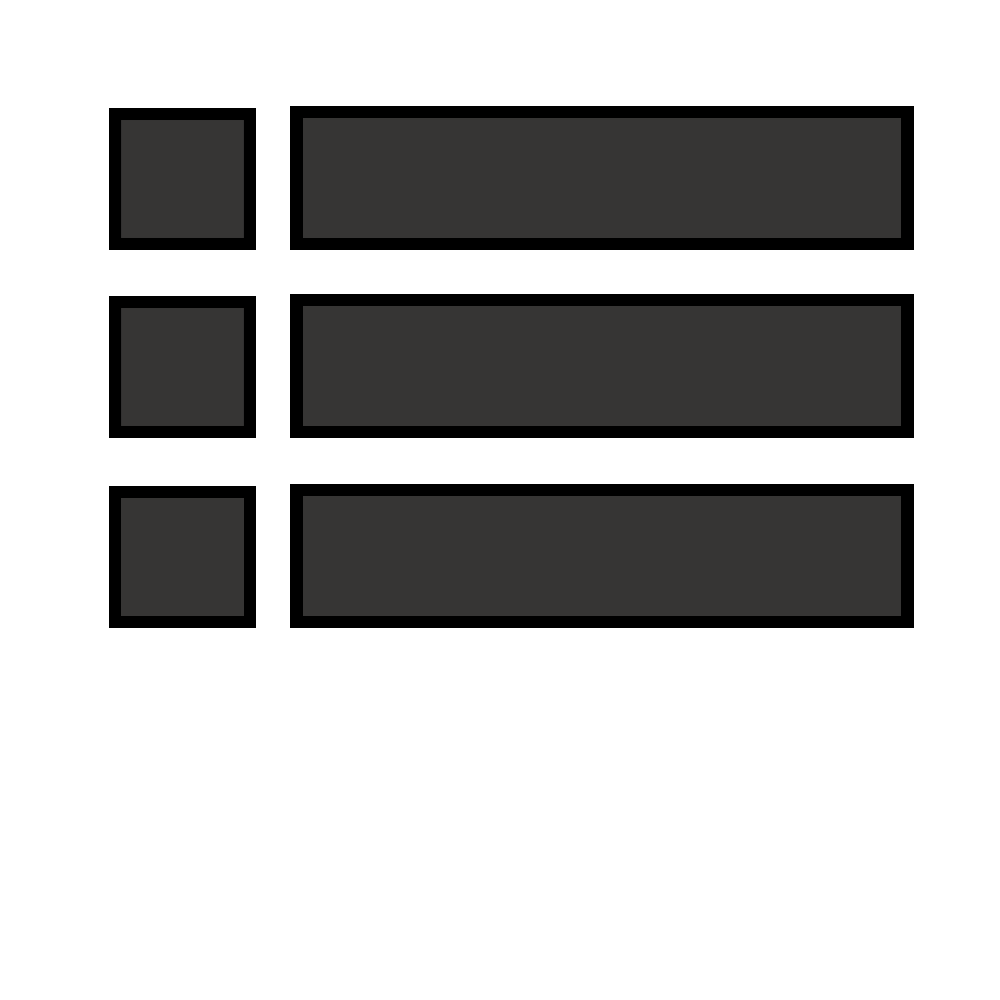
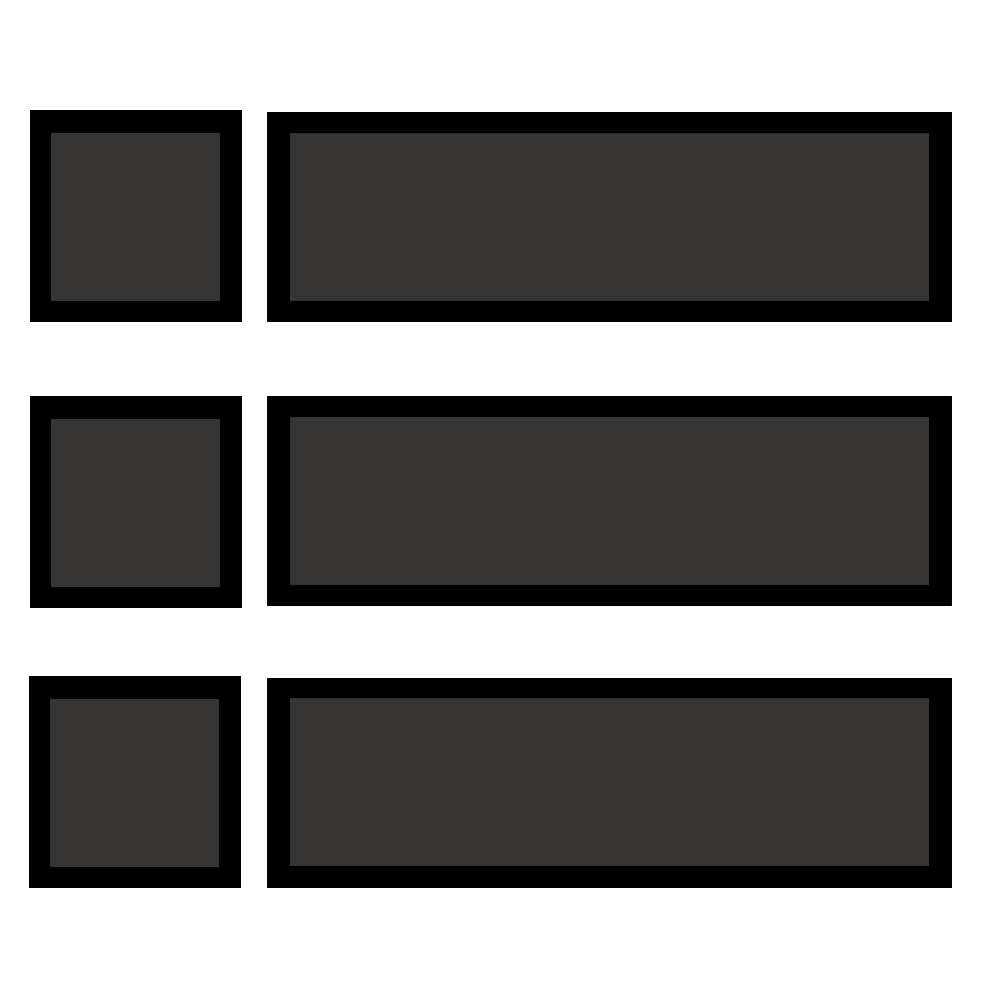
Before/after of a 1000px x 1000px layered artwork. What changed in the layer stack:
renamed "Ebene 4 Kopie" to "Ebene 2 Kopie 5", showed it, opacity 40% → 100%, moved it above "Ebene 2 Kopie 4", painted on it over bbox(50, 306, 901, 867)
renamed "Ebene 4" to "Ebene 2 Kopie 4", showed it, opacity 40% → 100%, moved it above "Ebene 2 Kopie 3", painted on it over bbox(29, 496, 901, 888)
removed layer "Ebene 5" over bbox(121, 498, 244, 616)
renamed "Ebene 3" to "Ebene 2 Kopie 3", showed it, painted on it over bbox(51, 419, 220, 587)
renamed "Ebene 4 Kopie 2" to "Ebene 1 Kopie 5", showed it, opacity 40% → 100%, painted on it over bbox(290, 120, 929, 866)
renamed "Ebene 2 Kopie 6" to "Ebene 1 Kopie 3", showed it, opacity 80% → 100%, painted on it over bbox(121, 308, 929, 585)
renamed "Ebene 2 Kopie 5" to "Ebene 2 Kopie 2", showed it, opacity 80% → 100%, painted on it over bbox(30, 396, 244, 616)
renamed "Ebene 2 Kopie 4" to "Ebene 2 Kopie", painted on it over bbox(51, 133, 256, 628)
removed layer "Ebene 1 Kopie 5" over bbox(303, 584, 901, 616)
renamed "Ebene 1 Kopie 4" to "Ebene 2", painted on it over bbox(30, 110, 914, 628)
removed layer "Ebene 2 Kopie 3" over bbox(121, 308, 244, 426)
removed layer "Ebene 2 Kopie 2" over bbox(109, 296, 256, 438)
renamed "Ebene 2 Kopie" to "Ebene 1 Kopie 4", moved it above "Ebene 1 Kopie 2", painted on it over bbox(121, 120, 952, 888)
removed layer "Ebene 2" over bbox(109, 108, 256, 250)
moved "Ebene 1 Kopie 2" above "Ebene 1 Kopie", painted on it over bbox(267, 106, 952, 606)
painted on "Ebene 1 Kopie" over bbox(290, 133, 929, 426)
removed layer "Ebene 1 Kopie 3" over bbox(290, 294, 914, 438)
painted on "Ebene 1" over bbox(267, 112, 952, 322)
